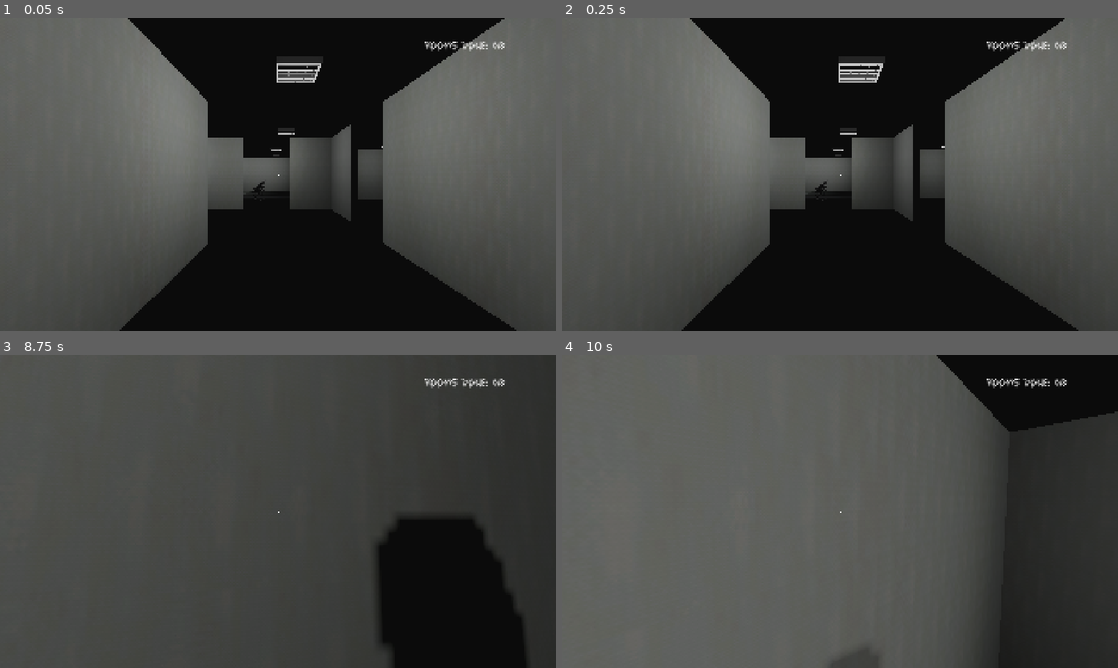
Above: before the commit, frames 1-4 (two rows, left to right).
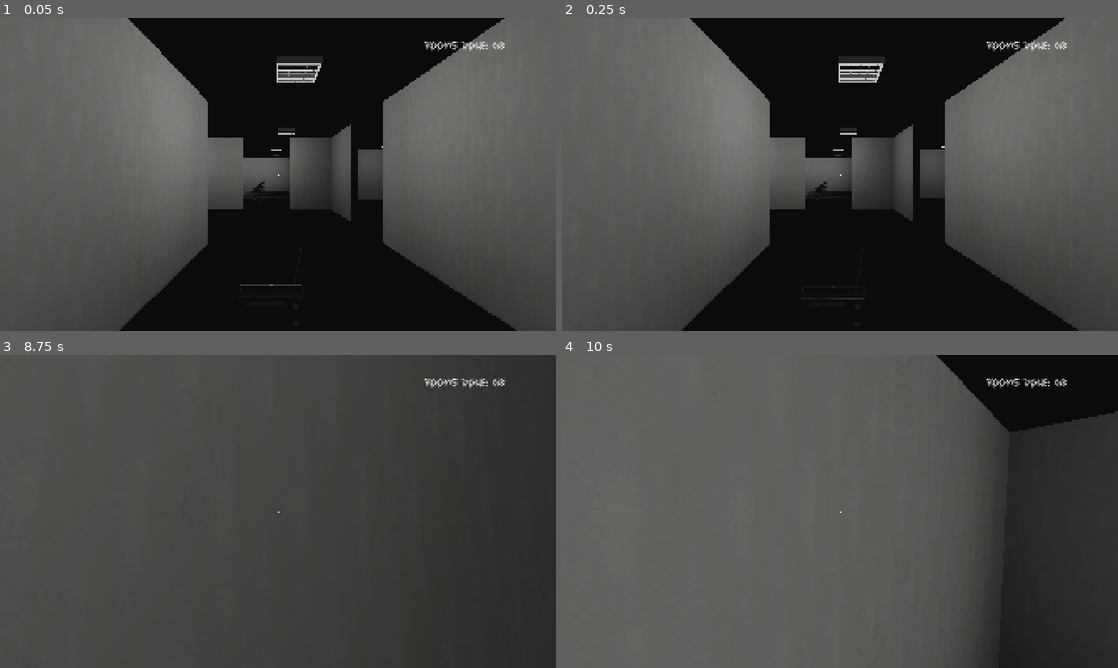
Above: after the commit, the same moments.

Repository: jajszu/Game-Off-2025
Game: Godot game, scene res://Scenes/game_map.tscn
Two runs of this game, one before a commit and one after it. Both use one fixed random seed, a clock stepped at 60 frames per second and the inputs below. This scene is started directly instead of the project's main scene.
Inputs (mouse positions are in pixels of both pictures, inside the frame that each line leads up to):
- Up to frame 1 (0.05 s): no input
- Up to frame 2 (0.25 s): no input
- Up to frame 3 (8.75 s): tap Enter at 0.5 s; move the mouse to (305, 511) at 0.52 s; hold G (drop_item) 0.53-1.28 s; hold W (move_up) 0.53-5.78 s; tap Space (jump) at 0.77, 1.52, 3.02, 3.77, 4.52, 6.02, 6.77, 7.52 s; move the mouse to (250, 511) at 1.27 s; tap E (interact) at 1.35, 5.85 s; move the mouse to (289, 505) at 2.02 s; press the mouse at (289, 505) at 2.03 s; move the mouse to (272, 517) at 2.77 s; release the mouse at (272, 517) at 2.78 s; tap G (drop_item) at 2.85, 7.35 s; move the mouse to (316, 514) at 3.52 s; hold E (interact) 3.53-4.28 s; move the mouse to (233, 508) at 4.27 s; click (233, 508) at 4.35 s; move the mouse to (283, 511) at 5.02 s; hold G (drop_item) 5.03-5.78 s; move the mouse to (255, 505) at 5.77 s; hold D (move_right) 5.78-6.53 s; move the mouse to (305, 511) at 6.52 s; press the mouse at (305, 511) at 6.53 s; hold W (move_up) from 6.53 s (still down); move the mouse to (250, 511) at 7.27 s; release the mouse at (250, 511) at 7.28 s; move the mouse to (289, 505) at 8.02 s; hold E (interact) from 8.03 s (still down)
- Up to frame 4 (10 s): move the mouse to (834, 517) at 8.77 s; release W (move_up) at 8.78 s; release E (interact) at 8.78 s; hold A (move_left) 8.78-9.53 s; click (834, 517) at 8.85 s; tap Space (jump) at 9.02, 9.77 s; move the mouse to (878, 514) at 9.52 s; hold W (move_up) from 9.53 s (still down); hold G (drop_item) from 9.53 s (still down)

The runs differ from the first frame. In frame 1, less than 0.1% of the frame differs, in the area x 43-55%, y 77-86%; in frame 2, less than 0.1%; in frame 3, 11%, in the area x 67-95%, y 51-100%; in frame 4, 0.2%.

Commit message:
radio order fix

Diff:
--- a/Scenes/game_map.tscn
+++ b/Scenes/game_map.tscn
@@ -23,7 +23,8 @@
 [ext_resource type="PackedScene" uid="uid://cwmku2tjrj3d2" path="res://Scenes/lamp.tscn" id="21_wvmc5"]
 [ext_resource type="Script" uid="uid://bpgrkcmo2snu4" path="res://Scripts/room.gd" id="22_wvmc5"]
 [ext_resource type="VoxelGIData" uid="uid://b0yiyv80svw1" path="res://Materials/game_map.VoxelGI_data.res" id="23_r2fkr"]
-[ext_resource type="PackedScene" uid="uid://dsisqq2mwr4m0" path="res://Scenes/ghosts/dontlook/ghost_1.tscn" id="24_l12iw"]
+[ext_resource type="PackedScene" uid="uid://d3bu52eiw3ics" path="res://Scenes/mop.tscn" id="24_tcqau"]
+[ext_resource type="PackedScene" uid="uid://cctvs7cem3bq5" path="res://Scenes/radio.tscn" id="25_1f6r8"]
 
 [sub_resource type="NavigationMesh" id="NavigationMesh_c4nuu"]
 vertices = PackedVector3Array(-26.5, 0.8480704, -12.5, -26.25, 0.8480704, -12, -18, 0.8480704, -12, -18, 0.8480704, -19 …(6520 unchanged characters)…
@@ -674,7 +675,7 @@
 [node name="GameMap" type="Node3D" node_paths=PackedStringArray("player_spawn_point", "spawn_room")]
 script = ExtResource("1_mbdl7")
 player_scene = ExtResource("2_bei53")
-player_spawn_point = NodePath("PlayerSpawnPoint")
+player_spawn_point = NodePath("Node3D/PlayerSpawnPoint")
 spawn_room = NodePath("corridor")
 
 [node name="NavigationRegion3D" type="NavigationRegion3D" parent="."]
@@ -2344,8 +2345,16 @@
 transform = Transform3D(1, 0, 0, 0, 1, 0, 0, 0, 1, 0, 0.099999905, 0)
 shape = SubResource("BoxShape3D_mbdl7")
 
-[node name="PlayerSpawnPoint" type="Node3D" parent="."]
+[node name="Node3D" type="Node3D" parent="."]
+
+[node name="PlayerSpawnPoint" type="Node3D" parent="Node3D"]
 transform = Transform3D(1, 0, 0, 0, 1, 0, 0, 0, 1, 15.1769905, 0.955423, 8.339848)
+
+[node name="EnemySpawn1" type="Node3D" parent="Node3D"]
+transform = Transform3D(1, 0, 0, 0, 1, 0, 0, 0, 1, 16.33733, 1.107455, 7.150263)
+
+[node name="EnemySpawn2" type="Node3D" parent="Node3D"]
+transform = Transform3D(1, 0, 0, 0, 1, 0, 0, 0, 1, -10.122, 1.107, 6.779)
 
 [node name="waypoints" type="Node3D" parent="."]
 
@@ -2939,5 +2948,9 @@
 size = Vector3(54.125, 6.47, 43.715)
 data = ExtResource("23_r2fkr")
 
-[node name="ghost1" parent="." instance=ExtResource("24_l12iw")]
-transform = Transform3D(1.8, 0, 0, 0, 1.8, 0, 0, 0, 1.8, -0.26298428, 0.96129847, -7.0293746)
+[node name="Mop" parent="." instance=ExtResource("24_tcqau")]
+transform = Transform3D(-0.010023551, 0.8354238, -0.54951483, 0.015236205, 0.54960626, 0.83528477, 0.99983364, 4.872937e-10, -0.018237695, 13.815107, 3.0684078, 7.8800297)
+
+[node name="Radio" parent="." node_paths=PackedStringArray("spawns") instance=ExtResource("25_1f6r8")]
+transform = Transform3D(1, 0, 0, 0, 1, 0, 0, 0, 1, 15.062369, 1.1890519, 5.073428)
+spawns = [NodePath("../Node3D/EnemySpawn1"), NodePath("../Node3D/EnemySpawn2")]
--- a/Scripts/radio.gd
+++ b/Scripts/radio.gd
@@ -44,6 +44,11 @@
 		var sound_data = sounds.pick_random()
 		song_player.stream = sound_data.audio
 
+		#play instructions
+		song_player.play()
+		tween_noise_to_song(tween)
+		await get_tree().create_timer(instructions_time).timeout
+
 		#choose spawn point (higher distance)
 
 		var max_dist := 0.0
@@ -61,27 +66,26 @@
 		enemy.global_position = chosen_spawn
 
 
-		song_player.play()
-		tween_noise_to_song(tween)
-		await get_tree().create_timer(instructions_time).timeout
-
 		# Crossfade to noise
 		noise_player.play()
 		tween_song_to_noise(tween)
-		#TODO: spawn enemy
 		await get_tree().create_timer(noise_time).timeout
+
+		#destroy enemy
+		enemy.queue_free()
 
 		# Fade out noise
 		tween = create_tween()
 		tween.tween_property(noise_player, "volume_db", -80.0, fade_time)
 
+
 		await tween.finished
 
-func tween_noise_to_song(tween: Tween):
+func tween_noise_to_song(tween: Tween, volume:float = 0):
 		tween = create_tween()
 		tween.set_parallel(true)
 		tween.tween_property(noise_player, "volume_db", -80.0, fade_time)
-		tween.tween_property(song_player, "volume_db", 0.0, fade_time)
+		tween.tween_property(song_player, "volume_db", volume, fade_time)
 
 func tween_song_to_noise(tween: Tween):
 		tween = create_tween()
--- a/default_bus_layout.tres
+++ b/default_bus_layout.tres
@@ -25,7 +25,7 @@
 bus/1/solo = false
 bus/1/mute = false
 bus/1/bypass_fx = false
-bus/1/volume_db = -20.368397
+bus/1/volume_db = -10.51852
 bus/1/send = &"Master"
 bus/1/effect/0/effect = SubResource("AudioEffectHighPassFilter_j3pel")
 bus/1/effect/0/enabled = true
Not shown: 1 places in Scenes/game_map.tscn that only renumber resources
